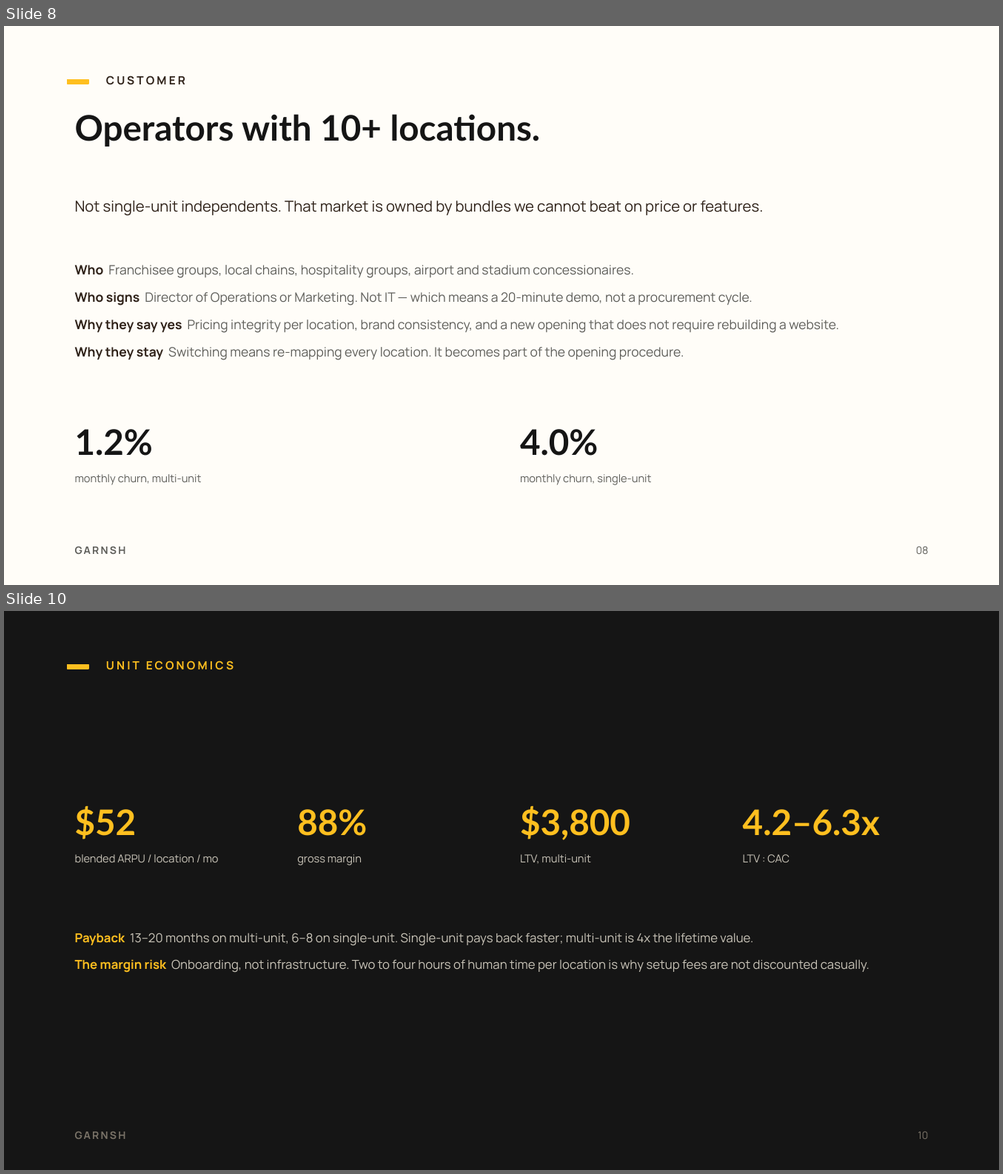
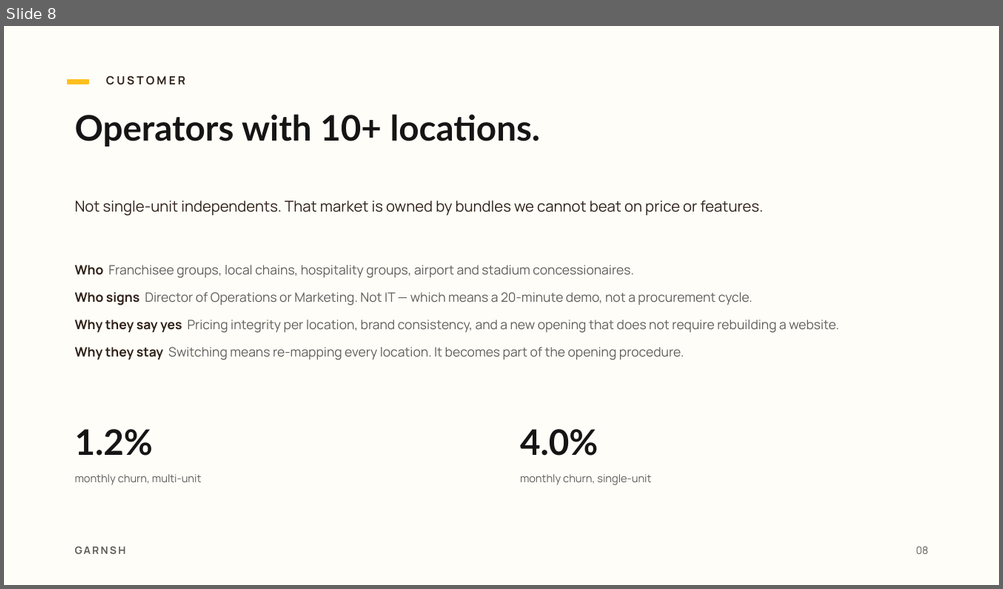
Before and after one commit to Kofiacheampong/trading, a slide deck: projects/garnsh-deck/garnsh-pitch-deck.pptx. Shown one above the other, each under a label of ours: slides 8 and 10 before the commit, slide 8 after it; the slides between them are not shown. The pictures are 1003x1174 and 1003x589 pixels, drawn with LibreOffice and Linux fonts; fonts in the diff are those of the drawing. Boxes give left, top, right and bottom in pixels: in the first picture for what was removed or moved away, otherwise in the second. Text is boxed around its words. In the diff, an @@ line names an element or a change of style, - is before the commit and + after.

```diff
--- a/projects/garnsh-deck/garnsh-pitch-deck.pptx
+++ b/projects/garnsh-deck/garnsh-pitch-deck.pptx
@@ slide 10 removed at <box>4,611,999,1170</box>, background #151515 @@
@@ rectangle removed at <box>68,665,88,669</box> @@
@@ text removed at <box>106,661,139,670</box> @@
-UNIT ECONOMICS
@@ text removed at <box>75,806,136,840</box> @@
-$52
@@ text removed at <box>297,809,367,836</box> @@
-88%
@@ text removed at <box>520,806,630,840</box> @@
-$3,800
@@ text removed at <box>743,809,879,836</box> @@
-4.2–6.3x
@@ text removed at <box>75,854,219,863</box> @@
-blended ARPU / location / mo
@@ text removed at <box>297,854,361,866</box> @@
-gross margin
@@ text removed at <box>520,854,590,864</box> @@
-LTV, multi-unit
@@ text removed at <box>743,854,789,863</box> @@
-LTV : CAC
@@ text removed at <box>75,933,869,973</box> @@
-▪ Payback 13–20 months on multi-unit, 6–8 on single-unit. Single-unit pays back faster; multi-unit is 4x the lifetime value.
-▪ The margin risk Onboarding, not infrastructure. Two to four hours of human time per location is why setup fees are not discounted casually.
@@ text removed at <box>75,1132,126,1139</box> @@
-GARNSH
@@ text removed at <box>917,1132,928,1139</box> @@
-10
```
Also in this commit, not shown: 7 slides changed, 4 slides added, 29 other files.
